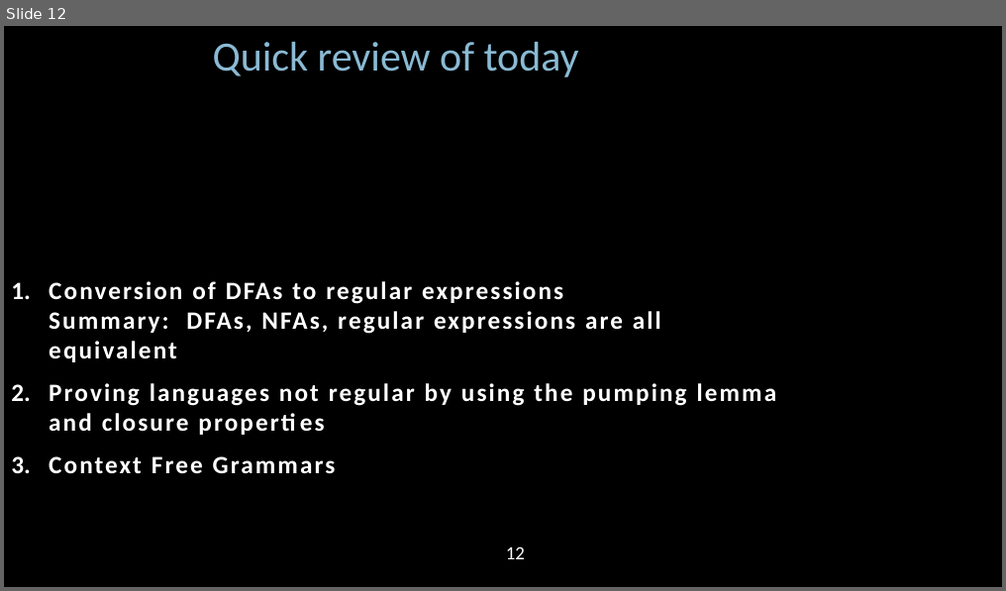
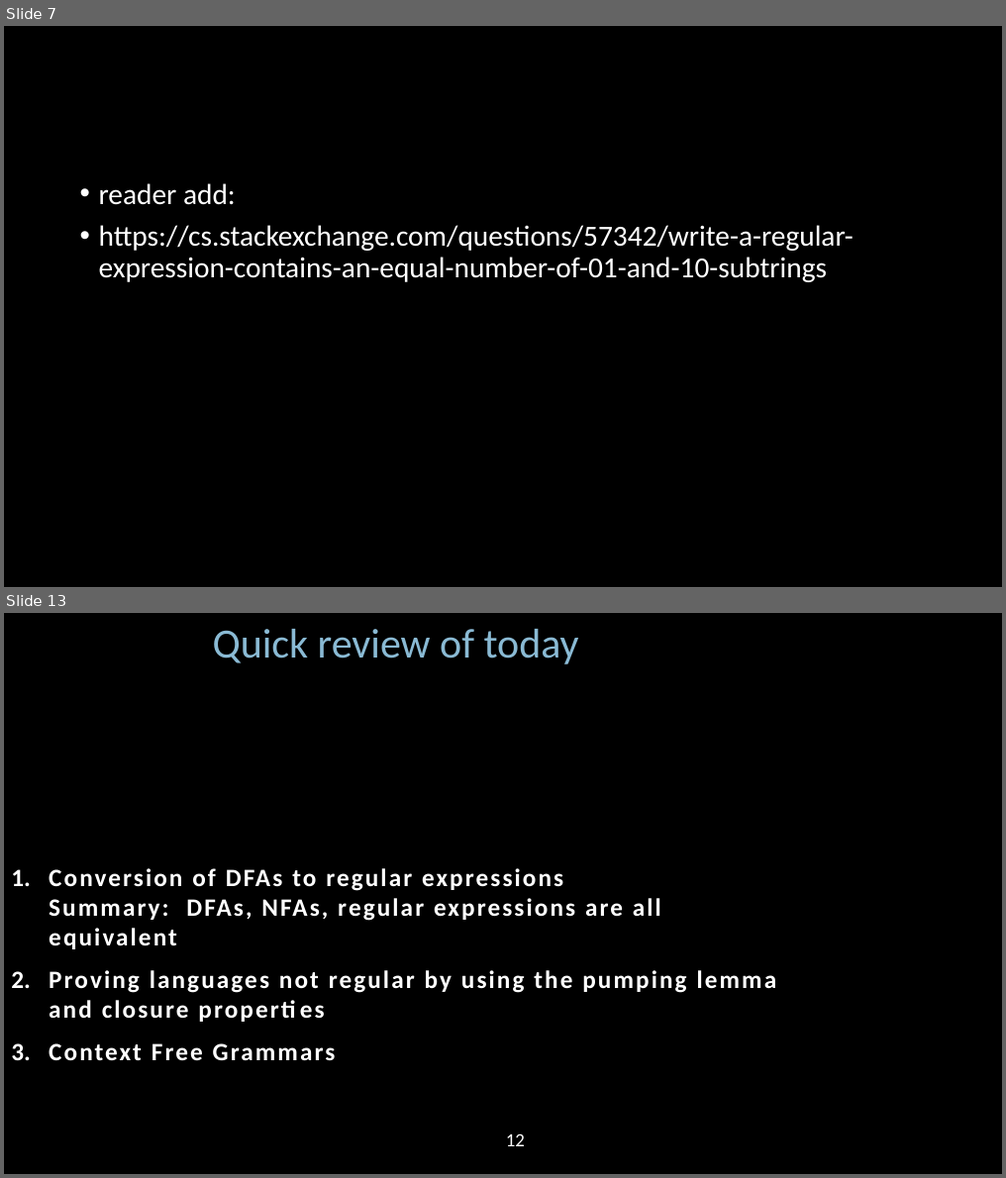
Before and after one commit to faede/Daily, a slide deck: mit18.404/MIT18_404f20_lec3.pptx. Shown one above the other, each under a label of ours: slide 12 before the commit, slides 7 and 13 after it; the slides between them are not shown. The pictures are 1006x591 and 1006x1178 pixels, drawn with LibreOffice and Linux fonts; fonts in the diff are those of the drawing. Boxes give left, top, right and bottom in pixels: in the first picture for what was removed or moved away, otherwise in the second. Text is boxed around its words. In the diff, an @@ line names an element or a change of style, - is before the commit and + after.

```diff
--- a/mit18.404/MIT18_404f20_lec3.pptx
+++ b/mit18.404/MIT18_404f20_lec3.pptx
@@ slide 7 added at (4, 26, 1002, 587), background #000000 @@
@@ text added at (99, 183, 853, 282), 28 pt, text #FFFFFF @@
+• reader add:
+• https://cs.stackexchange.com/questions/57342/write-a-regular-expression-contains-an-equal-number-of-01-and-10-subtrings
@@ what was slide 12 is now slide 13 @@
```
Also in this commit, not shown: 2 other files.
